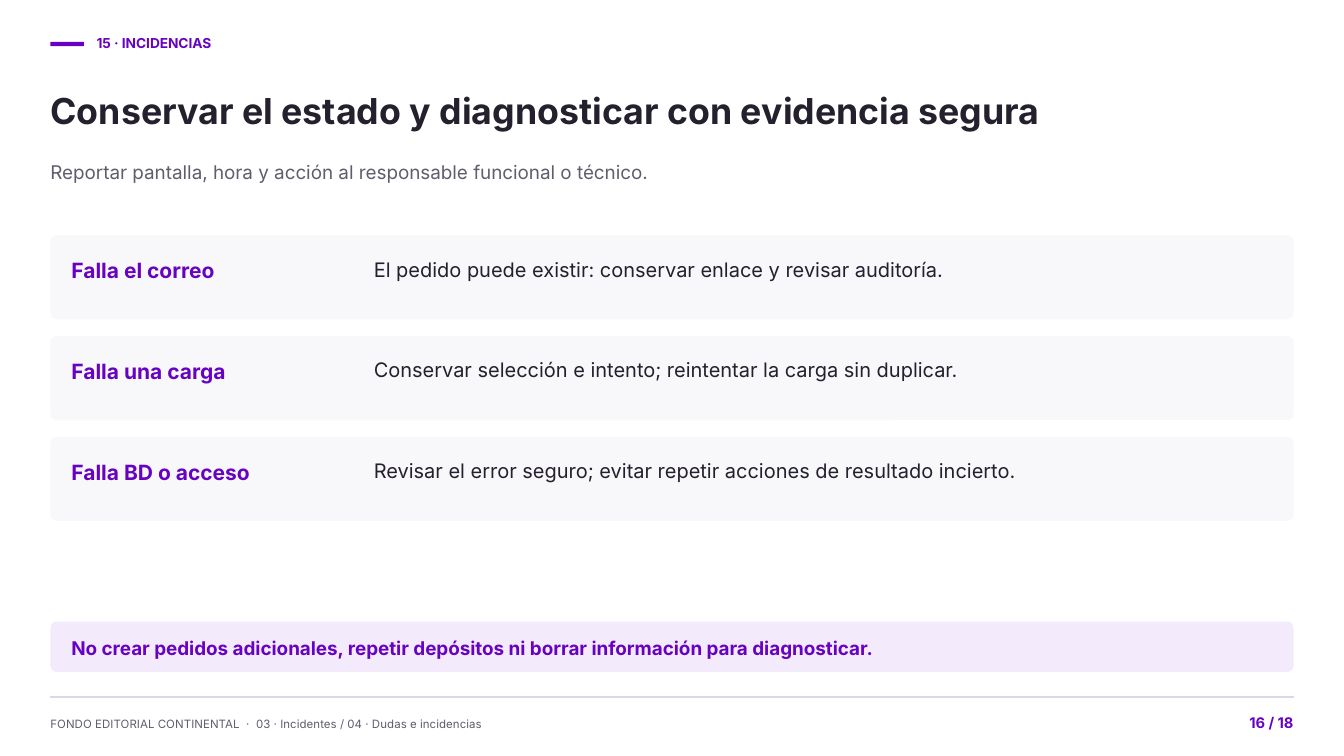
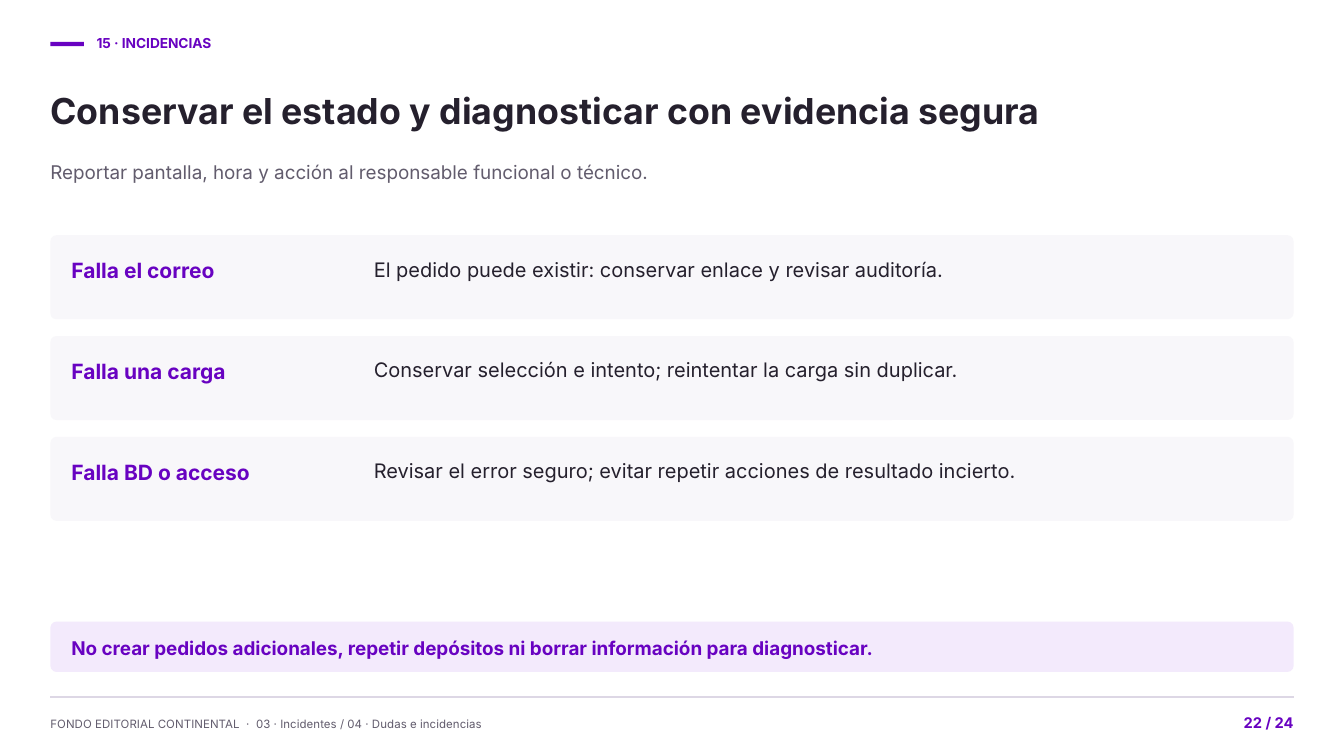
Before and after one commit to hubinformacion/modulo-gestor-pedidos, a slide deck: slide 22 of docs/presentacion/gestor-pedidos-presentacion.pptx (slide 16 before the commit). Drawn at 1344x756 pixels with LibreOffice and Linux fonts; fonts in the diff are those of the drawing. Boxes give left, top, right and bottom in pixels: in the first picture for what was removed or moved away, otherwise in the second. Text is boxed around its words. In the diff, an @@ line names an element or a change of style, - is before the commit and + after.

```diff
--- a/docs/presentacion/gestor-pedidos-presentacion.pptx
+++ b/docs/presentacion/gestor-pedidos-presentacion.pptx
@@ text at [1244,717,1294,728]: text changed @@
-16 / 18
+22 / 24
```
Also in this commit, not shown: 17 other slides changed, 6 slides added, 18 other files.
